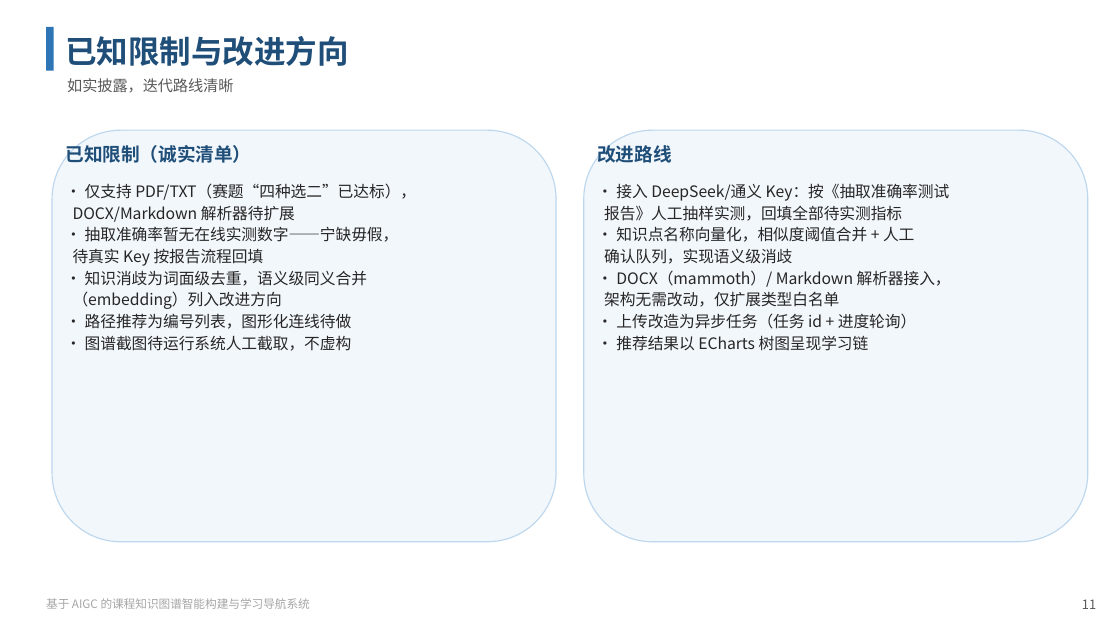
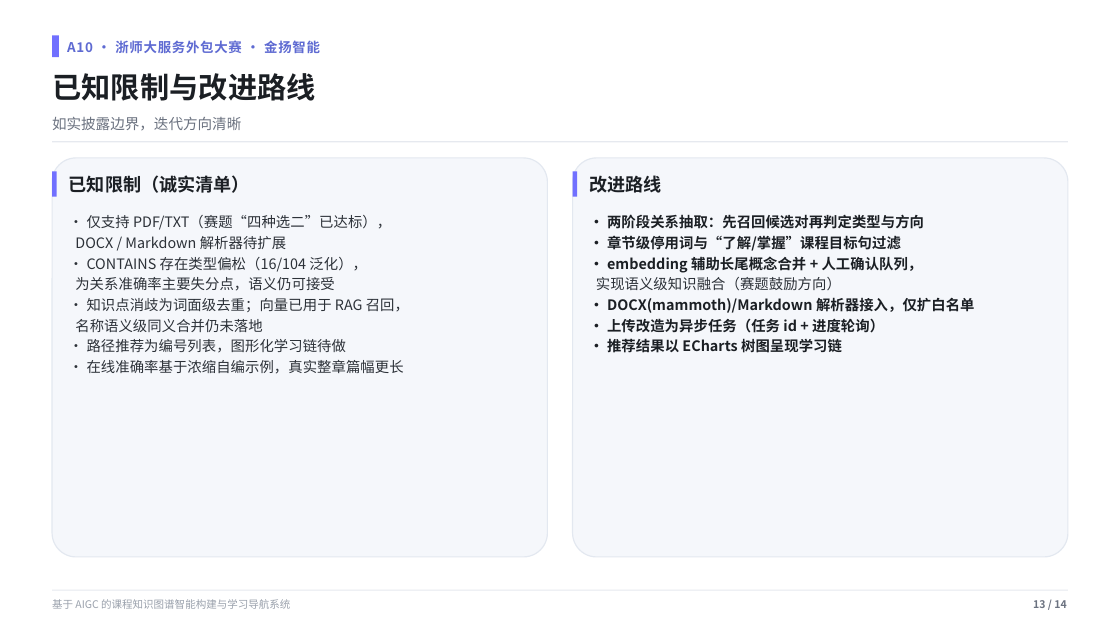
Before and after one commit to EterUltimate/A10_KnowledgeGraph, a slide deck: slide 13 of submissions/A10项目简介PPT.pptx (slide 11 before the commit). Drawn at 1120x630 pixels with LibreOffice and Linux fonts; fonts in the diff are those of the drawing. Boxes give left, top, right and bottom in pixels: in the first picture for what was removed or moved away, otherwise in the second. Text is boxed around its words. In the diff, an @@ line names an element or a change of style, - is before the commit and + after.

Commit message:
docs(submissions): 重构 A10 项目汇报 PPT + 纳入报告/报名表 (#64)
* docs(submissions): 重构 A10 项目汇报 PPT——合并后代码与 SRS 内容更新、Linear 现代设计体系、EterU/袁汉春署名

* docs(submissions): 纳入项目报告（浙师大毕业论文格式）与 EterU 小队报名表

```diff
--- a/submissions/A10项目简介PPT.pptx
+++ b/submissions/A10项目简介PPT.pptx
@@ rectangle: place and size @@
-rectangle at [46,27,54,71]
+rectangle at [52,35,59,57]
@@ rectangle at [52,35,59,57]: fill #2E75B6 to #7170FF @@
@@ text added at [67,40,320,53], 11.5 pt, text #5E6AD2, bold @@
+A10 · 浙师大服务外包大赛 · 金扬智能
@@ text at [52,73,316,101]: text changed; size 27 to 25 pt; text colour #1F4E79 to #1B1F24 @@
-已知限制与改进方向
+已知限制与改进路线
@@ text at [52,117,241,131]: text changed; size 13 to 12.5 pt; text colour #595959 to #6B7280 @@
-如实披露，迭代路线清晰
+如实披露边界，迭代方向清晰
@@ rectangle added at [52,141,1068,143], fill #E6E9EF @@
@@ rounded rectangle: place and size @@
-rounded rectangle at [52,130,556,542]
+rounded rectangle at [52,158,548,557]
@@ rounded rectangle at [52,158,548,557]: fill #F2F7FC to #F5F7FB; outline #BDD7EE 1 pt to #E3E8F0 1 pt; proportions changed @@
@@ rectangle added at [52,171,57,197], fill #7170FF @@
@@ text "已知限制（诚实清单）": place and size @@
-text "已知限制（诚实清单）" at [66,142,252,163]
+text "已知限制（诚实清单）" at [69,175,250,193]
@@ text "已知限制（诚实清单）" at [69,175,250,193]: size 16 to 15.5 pt, text colour #1F4E79 to #1B1F24; line spacing 1.12 to 1.15 @@
@@ rounded rectangle at [573,158,1069,557]: fill #F2F7FC to #F5F7FB; outline #BDD7EE 1 pt to #E3E8F0 1 pt; proportions changed @@
@@ rounded rectangle: place and size @@
-rounded rectangle at [584,130,1088,542]
+rounded rectangle at [573,158,1069,557]
@@ rectangle added at [573,171,578,197], fill #7170FF @@
@@ text "改进路线" at [589,175,661,193]: size 16 to 15.5 pt, text colour #1F4E79 to #1B1F24; line spacing 1.12 to 1.15 @@
@@ text "改进路线": place and size @@
-text "改进路线" at [597,142,671,163]
+text "改进路线" at [589,175,661,193]
@@ text "• 仅支持 PDF/TXT（赛题“四种选二”已达标），": place and size @@
-text "• 仅支持 PDF/TXT（赛题“四种选二”已达标），" at [73,183,416,351]
+text "• 仅支持 PDF/TXT（赛题“四种选二”已达标），" at [75,215,409,374]
@@ text at [75,236,409,374]: text changed; size 13.5 to 12.3 pt; text colour #262626 to #2C3138 @@
-DOCX/Markdown 解析器待扩展
-• 抽取准确率暂无在线实测数字——宁缺毋假，
-待真实 Key 按报告流程回填
-• 知识消歧为词面级去重，语义级同义合并
-（embedding）列入改进方向
-• 路径推荐为编号列表，图形化连线待做
-• 图谱截图待运行系统人工截取，不虚构
+DOCX / Markdown 解析器待扩展
+• CONTAINS 存在类型偏松（16/104 泛化），
+为关系准确率主要失分点，语义仍可接受
+• 知识点消歧为词面级去重；向量已用于 RAG 召回，
+名称语义级同义合并仍未落地
+• 路径推荐为编号列表，图形化学习链待做
+• 在线准确率基于浓缩自编示例，真实整章篇幅更长
@@ text at [87,215,391,230]: size 13.5 to 12.3 pt, text colour #262626 to #2C3138 in "• 仅支持 PDF/TXT（赛题“四种选二”已达标），"; line spacing 1.15 to 1.2 @@
@@ text "• 两阶段关系抽取：先召回候选对再判定类型与方向": place and size @@
-text "• 两阶段关系抽取：先召回候选对再判定类型与方向" at [604,183,951,351]
+text "• 两阶段关系抽取：先召回候选对再判定类型与方向" at [596,214,974,353]
@@ text at [596,214,974,313]: text changed; size 13.5 to 12.3 pt; text colour #262626 to #1B1F24; bold on @@
-• 接入 DeepSeek/通义 Key：按《抽取准确率测试
-报告》人工抽样实测，回填全部待实测指标
-• 知识点名称向量化，相似度阈值合并 + 人工
-确认队列，实现语义级消歧
-• DOCX（mammoth）/ Markdown 解析器接入，
-架构无需改动，仅扩展类型白名单
+• 两阶段关系抽取：先召回候选对再判定类型与方向
+• 章节级停用词与“了解/掌握”课程目标句过滤
+• embedding 辅助长尾概念合并 + 人工确认队列，
+实现语义级知识融合（赛题鼓励方向）
+• DOCX(mammoth)/Markdown 解析器接入，仅扩白名单
@@ text at [607,318,884,353]: size 13.5 to 12.3 pt, text colour #262626 to #1B1F24, bold on in "• 上传改造为异步任务（任务 id + 进度轮询）", "• 推荐结果以 ECharts 树图呈现学习链"; line spacing 1.15 to 1.2 @@
@@ text "基于 AIGC 的课程知识图谱智能构建与学习导航系统" at [52,599,290,609]: size 10 to 9 pt, text colour #A6A6A6 to #9AA1AC; line spacing 1.12 to 1.15 @@
@@ rectangle added at [52,590,1068,591], fill #E6E9EF @@
@@ text removed at [1082,599,1096,609] @@
-11
@@ text added at [1033,600,1066,608], 9 pt, text #6B7280, bold @@
+13 / 14
```
Also in this commit, not shown: 9 other slides changed, 4 slides added, 2 slides removed, 17 other files.
